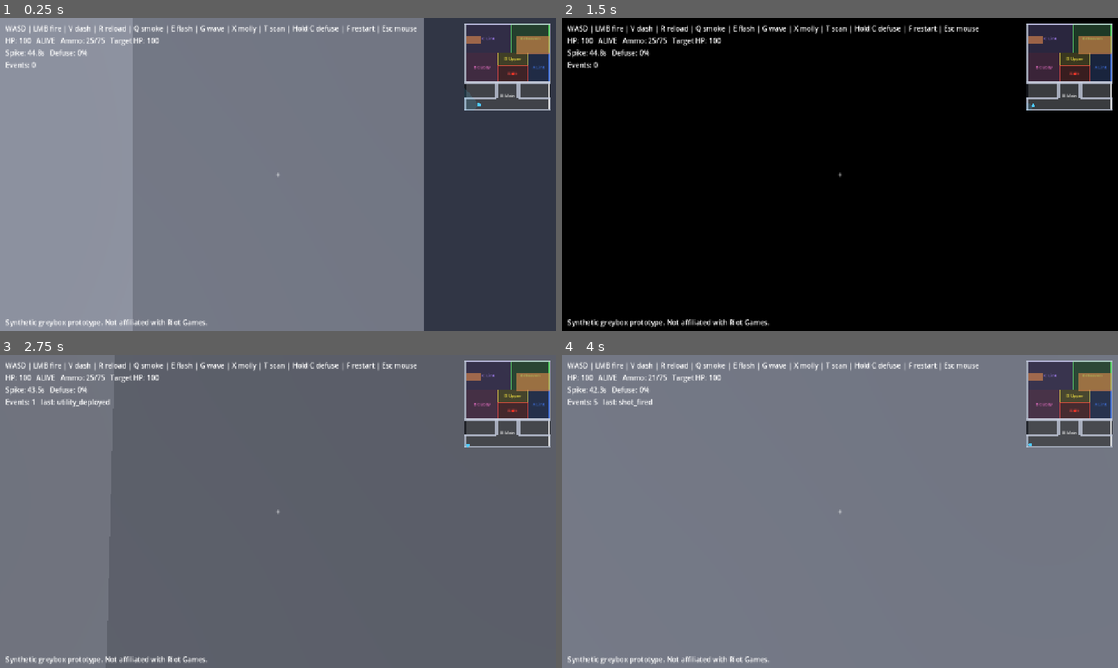
Above: before the commit, frames 1-4 (two rows, left to right).
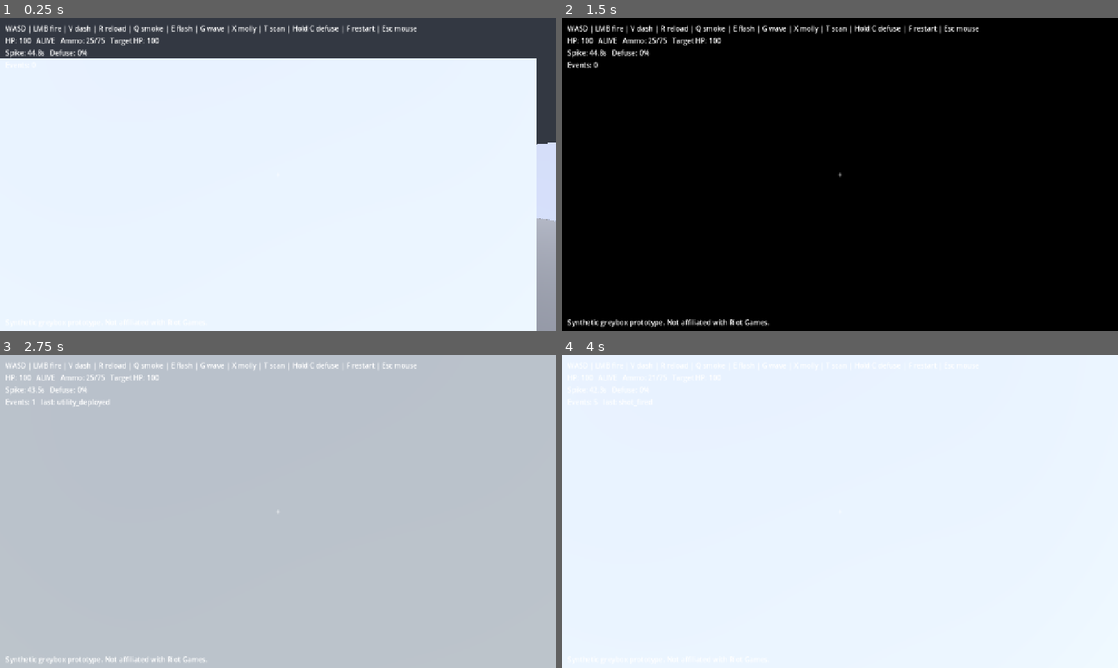
Above: after the commit, the same moments.

Repository: Wonho2007/callout-trainer
Game: Godot game, scene res://scenes/main.tscn
The game is run twice, just before and just after one commit, with the same random seed, the same clock (stepped at 60 frames per second) and the same inputs.
Inputs (mouse positions are in pixels of both pictures, inside the frame that each line leads up to):
- Up to frame 1 (0.25 s): no input
- Up to frame 2 (1.5 s): tap Enter at 0.5 s; move the mouse to (867, 174) at 0.52 s; hold G (blind_wave) 0.53-1.28 s; hold W (move_forward) from 0.53 s (still down); tap Space (jump) at 0.77 s; tap F (restart) at 1.25 s; move the mouse to (812, 174) at 1.27 s; tap Ctrl (crouch) at 1.35 s
- Up to frame 3 (2.75 s): keep holding W (move_forward); tap Space (jump) at 1.52 s; move the mouse to (289, 505) at 2.02 s; hold V (dash) from 2.03 s (still down)
- Up to frame 4 (4 s): keep holding W (move_forward); move the mouse to (834, 517) at 2.77 s; release V (dash) at 2.78 s; tap C (defuse) at 2.85 s; tap Space (jump) at 3.02, 3.77 s; move the mouse to (878, 514) at 3.52 s; press the mouse at (878, 514) at 3.53 s

The runs differ from the first frame. In frame 1, 97% of the frame differs, in the area x 0-100%, y 0-100%; in frame 2, 4.3%; in frame 3, 99%; in frame 4, 100%.

Commit message:
Rebuild b_site as a flat grey platform from the wall-length annotation; remove minimap; player 1.96m
world/maps/b_site.json: deleted all old terrain (walls/cover/divots/regions); built a flat floor slab (~65x51m, single Y level) with 23 colored wall segments, each sized to its hand-labeled meter length from walllengths.png (uncolored lines omitted). Spike + one enemy placed at random points on the slab. Removed the Minimap node + ext_resource from main.tscn (main.gd already null-guards). Player height 1.96m: stand_height, capsule, collision, and eye updated consistently.

Diff:
--- a/scenes/main.tscn
+++ b/scenes/main.tscn
@@ -1,9 +1,8 @@
-[gd_scene load_steps=5 format=3 uid="uid://cm4in00000001"]
+[gd_scene load_steps=4 format=3 uid="uid://cm4in00000001"]
 
 [ext_resource type="Script" uid="uid://dfec0kcp4d87e" path="res://scenes/main.gd" id="1"]
 [ext_resource type="Script" uid="uid://cwwxwe76bs0qx" path="res://world/sandbox_builder.gd" id="2"]
 [ext_resource type="Script" uid="uid://ogm6vrlqe11l" path="res://utility/utility_system.gd" id="3"]
-[ext_resource type="Script" uid="uid://c21bk8knme58h" path="res://ui/minimap.gd" id="4"]
 
 [node name="Main" type="Node3D"]
 script = ExtResource("1")
@@ -88,16 +87,3 @@
 offset_right = 600.0
 offset_bottom = -12.0
 text = "Synthetic greybox prototype. Not affiliated with Riot Games."
-
-[node name="Minimap" type="Control" parent="HUD"]
-clip_contents = true
-layout_mode = 3
-anchors_preset = 1
-anchor_left = 1.0
-anchor_right = 1.0
-offset_left = -212.0
-offset_top = 12.0
-offset_right = -12.0
-offset_bottom = 212.0
-grow_horizontal = 0
-script = ExtResource("4")
--- a/scenes/player/player.gd
+++ b/scenes/player/player.gd
@@ -9,7 +9,7 @@
 ## Weapons/shooting/damage sources and defuse are later increments.
 
 @export var mouse_sensitivity: float = 0.0025
-@export var stand_height: float = 1.8
+@export var stand_height: float = 1.96
 @export var crouch_height: float = 1.0
 
 @onready var camera: Camera3D = $Camera3D
--- a/scenes/player/player.tscn
+++ b/scenes/player/player.tscn
@@ -5,18 +5,18 @@
 [ext_resource type="Script" path="res://weapons/weapon.gd" id="3"]
 
 [sub_resource type="CapsuleShape3D" id="CapsuleShape3D_1"]
-height = 1.8
+height = 1.96
 radius = 0.3
 
 [node name="Player" type="CharacterBody3D"]
 script = ExtResource("1")
 
 [node name="CollisionShape3D" type="CollisionShape3D" parent="."]
-transform = Transform3D(1, 0, 0, 0, 1, 0, 0, 0, 1, 0, 0.9, 0)
+transform = Transform3D(1, 0, 0, 0, 1, 0, 0, 0, 1, 0, 0.98, 0)
 shape = SubResource("CapsuleShape3D_1")
 
 [node name="Camera3D" type="Camera3D" parent="."]
-transform = Transform3D(1, 0, 0, 0, 1, 0, 0, 0, 1, 0, 1.6, 0)
+transform = Transform3D(1, 0, 0, 0, 1, 0, 0, 0, 1, 0, 1.76, 0)
 
 [node name="Weapon" type="Node3D" parent="Camera3D"]
 script = ExtResource("3")
--- a/world/maps/b_site.json
+++ b/world/maps/b_site.json
@@ -1,55 +1,361 @@
 {
   "schema_version": 1,
   "synthetic": true,
-  "note": "Greybox: a small B site with an approach corridor (bottom, +Z) through an entry choke into the site room (top, -Z). Partitioned into the 7 frozen Lotus B scenario regions (b_main, b_cubby, b_heaven, b_upper, b_pit, c_link, a_link) from annotations/fnc_prx_lotus_toronto2024_gf.md. Regions tile the interior with no overlap/gap (verified by tools/coords_to_region.py). Physical geometry (walls/floor/cover/bounds) is unchanged from the 3-region prototype; only the regions list and spike.site_region changed. Top-down: -Z top, -X left, +Z bottom. Synthetic prototype. Units: meters, Y up, [x, y, z]. Not affiliated with Riot Games.",
+  "note": "Flat grey platform built from the colored wall-length annotation (walllengths.png). Each colored segment is a wall of the hand-labeled length in meters; uncolored lines omitted. Completely flat (single Y level). Floor slab + colored walls only. Not affiliated with Riot Games.",
   "id": "b_site_box",
   "bounds": {
-    "min": [-6, -1, -9],
-    "max": [6, 5, 13]
+    "min": [
+      -33.3,
+      -1,
+      -26.4
+    ],
+    "max": [
+      33.3,
+      4.0,
+      26.4
+    ]
   },
   "floor": {
-    "size": [14, 26],
+    "size": [
+      64.69,
+      50.78
+    ],
     "y": 0
   },
-  "ceiling_height": 5,
-  "wall_thickness": 0.5,
+  "ceiling_height": 3.0,
+  "wall_thickness": 0.3,
   "walls": [
-    { "id": "wall_north", "position": [0, 2.5, -9], "size": [12, 5, 0.5] },
-    { "id": "wall_east", "position": [6, 2.5, -1.5], "size": [0.5, 5, 15] },
-    { "id": "wall_west", "position": [-6, 2.5, -1.5], "size": [0.5, 5, 15] },
-
-    { "id": "wall_south_left", "position": [-3.75, 2.5, 6], "size": [4.5, 5, 0.5] },
-    { "id": "wall_south_right", "position": [3.75, 2.5, 6], "size": [4.5, 5, 0.5] },
-
-    { "id": "hall_wall_left", "position": [-1.5, 2.5, 8], "size": [0.5, 5, 4] },
-    { "id": "hall_wall_right", "position": [1.5, 2.5, 8], "size": [0.5, 5, 4] },
-    { "id": "arch_lintel", "position": [0, 4.25, 6], "size": [3, 1.5, 0.5] },
-
-    { "id": "corridor_front_left", "position": [-3.75, 2.5, 10], "size": [4.5, 5, 0.5] },
-    { "id": "corridor_front_right", "position": [3.75, 2.5, 10], "size": [4.5, 5, 0.5] },
-    { "id": "corridor_back", "position": [0, 2.5, 13], "size": [12.5, 5, 0.5] },
-    { "id": "corridor_end_left", "position": [-6, 2.5, 11.5], "size": [0.5, 5, 3] },
-    { "id": "corridor_end_right", "position": [6, 2.5, 11.5], "size": [0.5, 5, 3] }
+    {
+      "id": "w_magenta_27",
+      "position": [
+        -16.84,
+        1.5,
+        -17.12
+      ],
+      "size": [
+        27,
+        3.0,
+        0.3
+      ]
+    },
+    {
+      "id": "w_green_7t",
+      "position": [
+        7.43,
+        1.5,
+        -21.67
+      ],
+      "size": [
+        7,
+        3.0,
+        0.3
+      ]
+    },
+    {
+      "id": "w_red_7tc",
+      "position": [
+        4.02,
+        1.5,
+        -18.17
+      ],
+      "size": [
+        0.3,
+        3.0,
+        7
+      ]
+    },
+    {
+      "id": "w_red_7tr",
+      "position": [
+        26.02,
+        1.5,
+        -19.89
+      ],
+      "size": [
+        0.3,
+        3.0,
+        7
+      ]
+    },
+    {
+      "id": "w_blue_7tc",
+      "position": [
+        3.2,
+        1.5,
+        -14.8
+      ],
+      "size": [
+        0.3,
+        3.0,
+        7
+      ]
+    },
+    {
+      "id": "w_yellow_1",
+      "position": [
+        4.25,
+        1.5,
+        -12.67
+      ],
+      "size": [
+        1,
+        3.0,
+        0.3
+      ]
+    },
+    {
+      "id": "w_green_5tl",
+      "position": [
+        -6.75,
+        1.5,
+        -14.03
+      ],
+      "size": [
+        5,
+        3.0,
+        0.3
+      ]
+    },
+    {
+      "id": "w_red_4",
+      "position": [
+        -4.7,
+        1.5,
+        -11.76
+      ],
+      "size": [
+        0.3,
+        3.0,
+        4
+      ]
+    },
+    {
+      "id": "w_blue_12",
+      "position": [
+        16.3,
+        1.5,
+        -14.39
+      ],
+      "size": [
+        12,
+        3.0,
+        0.3
+      ]
+    },
+    {
+      "id": "w_blue_13L",
+      "position": [
+        -14.16,
+        1.5,
+        -2.8
+      ],
+      "size": [
+        0.3,
+        3.0,
+        13
+      ]
+    },
+    {
+      "id": "w_red_13",
+      "position": [
+        14.02,
+        1.5,
+        -5.26
+      ],
+      "size": [
+        0.3,
+        3.0,
+        13
+      ]
+    },
+    {
+      "id": "w_blue_11",
+      "position": [
+        21.8,
+        1.5,
+        -6.03
+      ],
+      "size": [
+        11,
+        3.0,
+        0.3
+      ]
+    },
+    {
+      "id": "w_green_6",
+      "position": [
+        16.3,
+        1.5,
+        -3.12
+      ],
+      "size": [
+        0.3,
+        3.0,
+        6
+      ]
+    },
+    {
+      "id": "w_yellow_10",
+      "position": [
+        30.2,
+        1.5,
+        -1.12
+      ],
+      "size": [
+        0.3,
+        3.0,
+        10
+      ]
+    },
+    {
+      "id": "w_green_5lm",
+      "position": [
+        -12.11,
+        1.5,
+        6.61
+      ],
+      "size": [
+        5,
+        3.0,
+        0.3
+      ]
+    },
+    {
+      "id": "w_yellow_5lm",
+      "position": [
+        -9.43,
+        1.5,
+        9.38
+      ],
+      "size": [
+        0.3,
+        3.0,
+        5
+      ]
+    },
+    {
+      "id": "w_red_11",
+      "position": [
+        -16.93,
+        1.5,
+        11.42
+      ],
+      "size": [
+        11,
+        3.0,
+        0.3
+      ]
+    },
+    {
+      "id": "w_red_28",
+      "position": [
+        10.84,
+        1.5,
+        6.33
+      ],
+      "size": [
+        28,
+        3.0,
+        0.3
+      ]
+    },
+    {
+      "id": "w_blue_8L",
+      "position": [
+        -3.25,
+        1.5,
+        10.61
+      ],
+      "size": [
+        0.3,
+        3.0,
+        8
+      ]
+    },
+    {
+      "id": "w_green_5bl",
+      "position": [
+        -1.02,
+        1.5,
+        14.33
+      ],
+      "size": [
+        5,
+        3.0,
+        0.3
+      ]
+    },
+    {
+      "id": "w_blue_8R",
+      "position": [
+        10.66,
+        1.5,
+        14.7
+      ],
+      "size": [
+        0.3,
+        3.0,
+        8
+      ]
+    },
+    {
+      "id": "w_yellow_27",
+      "position": [
+        -10.75,
+        1.5,
+        21.06
+      ],
+      "size": [
+        27,
+        3.0,
+        0.3
+      ]
+    },
+    {
+      "id": "w_red_5b",
+      "position": [
+        5.52,
+        1.5,
+        23.24
+      ],
+      "size": [
+        5,
+        3.0,
+        0.3
+      ]
+    }
   ],
-  "cover": [
-    { "id": "box_top_right", "position": [3.5, 0.45, -3.5], "size": [4.5, 2.4, 4.5] },
-    { "id": "box_top_left", "position": [-4.75, 0.5, -4.75], "size": [2, 1, 2] }
+  "cover": [],
+  "regions": [],
+  "spawns": [
+    {
+      "id": "spawn_player",
+      "role": "player",
+      "position": [
+        0,
+        0,
+        23.39
+      ],
+      "facing_deg": 0
+    },
+    {
+      "id": "spawn_enemy_1",
+      "role": "enemy",
+      "position": [
+        9.46,
+        0.0,
+        -20.86
+      ],
+      "facing_deg": 0
+    }
   ],
-  "divots": [
-    { "id": "divot_top_right", "center": [2.7, 0, 0.8], "radius": 1.0, "depth": 0.6 }
-  ],
-  "regions": [
-    { "id": "c_link",   "name": "C Link",   "center": [-2.64, 2, -5.2],  "size": [6.21, 5, 7.1] },
-    { "id": "b_heaven", "name": "B Heaven", "center": [3.11, 2, -5.2],   "size": [5.29, 5, 7.1] },
-    { "id": "b_cubby",  "name": "B Cubby",  "center": [-3.56, 2, 2.11],  "size": [4.37, 5, 7.53] },
-    { "id": "b_upper",  "name": "B Upper",  "center": [0.69, 2, -0.04],  "size": [4.14, 5, 3.22] },
-    { "id": "a_link",   "name": "A Link",   "center": [4.25, 2, 2.11],   "size": [2.99, 5, 7.53] },
-    { "id": "b_pit",    "name": "B Pit",    "center": [0.69, 2, 3.72],   "size": [4.14, 5, 4.3] },
-    { "id": "b_main",   "name": "B Main",   "center": [0, 2, 9.31],      "size": [11.5, 5, 6.88] }
-  ],
-  "spawns": [
-    { "id": "spawn_player", "role": "player", "position": [-4, 0, 11.5], "facing_deg": 90 },
-    { "id": "spawn_enemy_1", "role": "enemy", "position": [-2, 0, -4], "facing_deg": 0 }
-  ],
-  "spike": { "position": [0.69, 0, 3.72], "planted": true, "site_region": "b_pit" }
+  "spike": {
+    "position": [
+      -11.04,
+      0.0,
+      -17.03
+    ],
+    "planted": true,
+    "site_region": ""
+  }
 }
